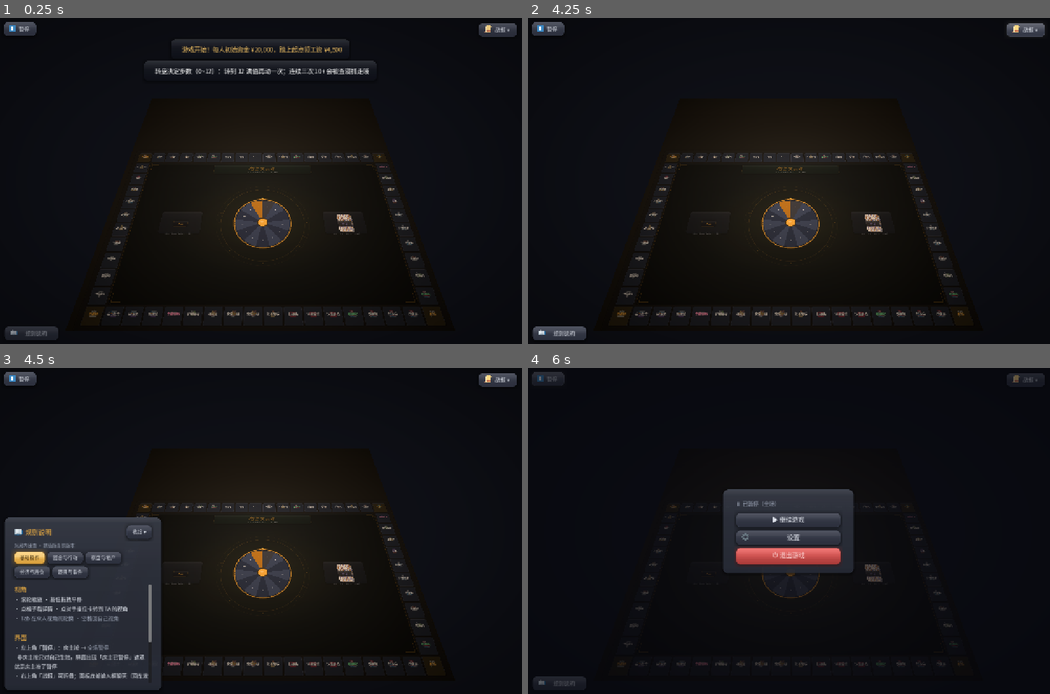
Above: before the commit, frames 1-4 (two rows, left to right).
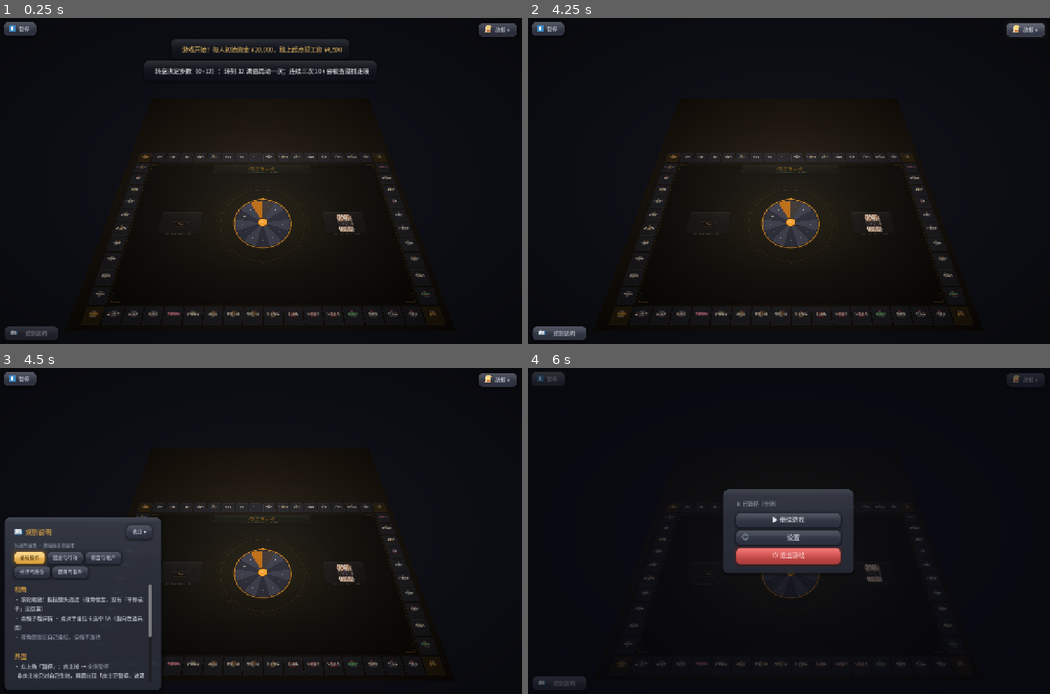
Above: after the commit, the same moments.

Repository: Lousync/dorm-monopoly
Game: Godot game, scene res://scenes/game.tscn
Same seed, same stepped clock (60 frames per second), same inputs: the game is played once before the commit and once after it. This scene is started directly instead of the project's main scene.
Inputs (mouse positions are in pixels of both pictures, inside the frame that each line leads up to):
- Up to frame 1 (0.25 s): no input
- Up to frame 2 (4.25 s): click "暂停" at 0.5 s; click "▶ 继续游戏" at 1.25 s; click "战报 ▾" at 2 s; click (971, 324) at 2.77 s; type "12" at 2.85 s; click "战报 ▴" at 3.5 s
- Up to frame 3 (4.5 s): click "规则说明" at 4.25 s
- Up to frame 4 (6 s): click "收起 ▾" at 5 s; click "暂停" at 5.75 s

Frames 1-2 are identical in both runs. In frame 3, 1.8% of the frame differs, in the area x 2-30%, y 70-96%; in frame 4, nothing differs.
Error in both runs: Out of bounds get index '0' (on base: 'Array') (res://scripts/game.gd:1053)

Commit message:
规则说明：删掉批次 1 已删除的操作说明
「视角」页还在教滚轮缩放之外的老操作（拖拽平移、点座位卡转视角、
Tab 轮换 / 空格回自己视角），小卖部页还在说「桌面货架卡」，赌场页还说
「相机移到赌场」——这些操作在批次 1 已随转视角与设施下桌一起删除，
玩家按说明操作会落空。改成现状：滚轮推拉镜头、视角恒定不转、
进店后点货架旁的「买」、赌场整屏切进场景。

保留子串「滚轮缩放」（tests/rules_panel_test.gd:84 钉着）。

Diff:
--- a/scripts/rules_text.gd
+++ b/scripts/rules_text.gd
@@ -65,9 +65,9 @@
 static func _basic() -> String:
 	return "\n".join([
 		_h("视角"),
-		"· 滚轮缩放 · 按住拖拽平移",
-		"· 点格子看详情 · 点对手座位卡转到 TA 的视角",
-		"· %s" % _d("Tab 在众人视角间轮换 · 空格回自己视角"),
+		"· 滚轮缩放：推拉镜头远近（视角恒定，没有「平移桌子」这回事）",
+		"· 点格子看详情 · 点对手座位卡选中 TA（指向性道具用）",
+		"· %s" % _d("视角固定在自己座位，全程不旋转"),
 		"",
 		_h("界面"),
 		"· 左上角「暂停」：房主按 → %s" % _d("全场暂停"),
@@ -194,8 +194,8 @@
 		"· %s" % _d("逐件道具的效果见 doc/game-design/道具图鉴.md"),
 		"",
 		_h("小卖部（地图 4 家）"),
-		"· 落在地图小卖部格即进店；每家 3 栏货架、各自独立补货",
-		"· 点桌面货架卡或底部「买」按钮购买；持黑卡且有次数则免单",
+		"· 落在地图小卖部格即进店（整屏切进店内界面）；每家 3 栏货架、各自独立补货",
+		"· 进店后点货架旁的「买」按钮购买；持黑卡且有次数则免单",
 		"· 刷新费 = %s + %s × 全场刷新次数（整局递增、不重置）" % [
 			GameData.fmt_money(ItemData.REFRESH_BASE), GameData.fmt_money(ItemData.REFRESH_STEP)],
 		"",
@@ -209,7 +209,7 @@
 		_h("宿舍赌场 · 投骰子（地图 %d 格）" % _count_of("casino")),
 		"· 落地全员下注 %s（按各自现金封顶），奖池 %s" % [
 			GameData.fmt_money(GameData.CASINO_STAKE), _d("赢家通吃")],
-		"· 进入时相机移到赌场并抽游戏，赌场区域变为该游戏场景",
+		"· 进入时整屏切进赌场场景并抽游戏（不再是相机推到赌场那一角）",
 		"· 每人同时掷一颗 6 面骰，点数最大者通吃奖池（平局并列者平分）",
 		"· 破产者观战、机器人自动玩",
 	])
